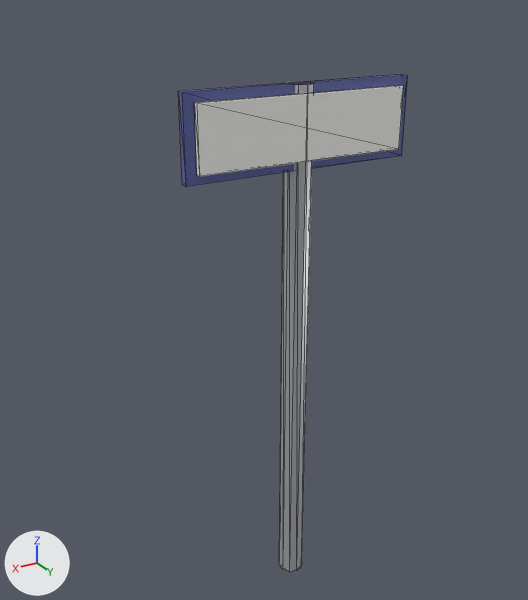
The glTF model models/th5_ortsschild.glb, before and after one commit.
The view is the same before and after, from a 50 mm lens placed at (1.5, 2.26, 2.52), pointed at (0.08, -0.12, 1.33). The lights are fixed; the arrows at lower left show +X, +Y and +Z. The older version comes first. Mesh edges are drawn as thin lines. Where no turn or scale is listed for an object, it has been applied to the vertices. Vertices at exactly the same position are counted once.
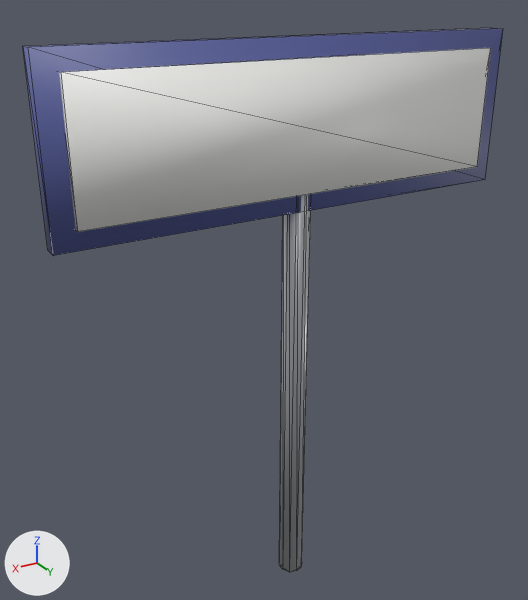
Where the newer file only moved an object's origin or applied its transform, the numbers keep the older frame.

Patch to the scene script:
```diff
--- a/models/th5_ortsschild.glb.py
+++ b/models/th5_ortsschild.glb.py
@@ me_cylinder @@
 me_cylinder.from_pydata(...)  # 20 vertices, 36 faces; spans x -0.05..0.05, y -0.05..0.05, z -1.1..1.1
 # used by ob_cylinder; location = (0.0, 0.0, 1.1)
+# me_cylinder part 1: all faces are now shaded smooth (36 of 36 changed)
 me_cylinder.materials.append(mat_mast)
@@ me_cube @@
 # used by ob_cube; location = (0.0, 0.02, 2.05)
-me_cube.from_pydata(...)  # 8 vertices, 12 faces; spans x -0.475..0.475, y -0.015..0.015, z -0.155..0.155
+me_cube.from_pydata(...)  # 8 vertices, 12 faces; spans x -0.95..0.95, y -0.03..0.03, z -0.31..0.31
+# me_cube part 2: the whole mesh is scaled about its middle by 2
 me_cube.materials.append(mat_rand)
@@ me_cube_001 @@
 # used by ob_cube_001; location = (0.0, 0.05, 2.05)
-me_cube_001.from_pydata(...)  # 8 vertices, 12 faces; spans x -0.435..0.435, y -0.01..0.01, z -0.12..0.12
+me_cube_001.from_pydata(...)  # 8 vertices, 12 faces; spans x -0.87..0.87, y -0.02..0.02, z -0.24..0.24
+# me_cube_001 part 3: the whole mesh is scaled about its middle by 2
 me_cube_001.materials.append(mat_tafel)
```

Pixel boxes [x1, y1, x2, y2] of what changed, in the pictures (528 x 600 px):
'Cube.001', rescaled (106% wider, 101% taller): before [194, 85, 403, 176]; after [59, 48, 491, 232]
'Cube', rescaled (108% wider, 100% taller): before [178, 74, 408, 187]; after [23, 28, 503, 255]
part 1 of me_cylinder, shading changed: before [279, 82, 314, 572]; after [279, 195, 311, 572]
